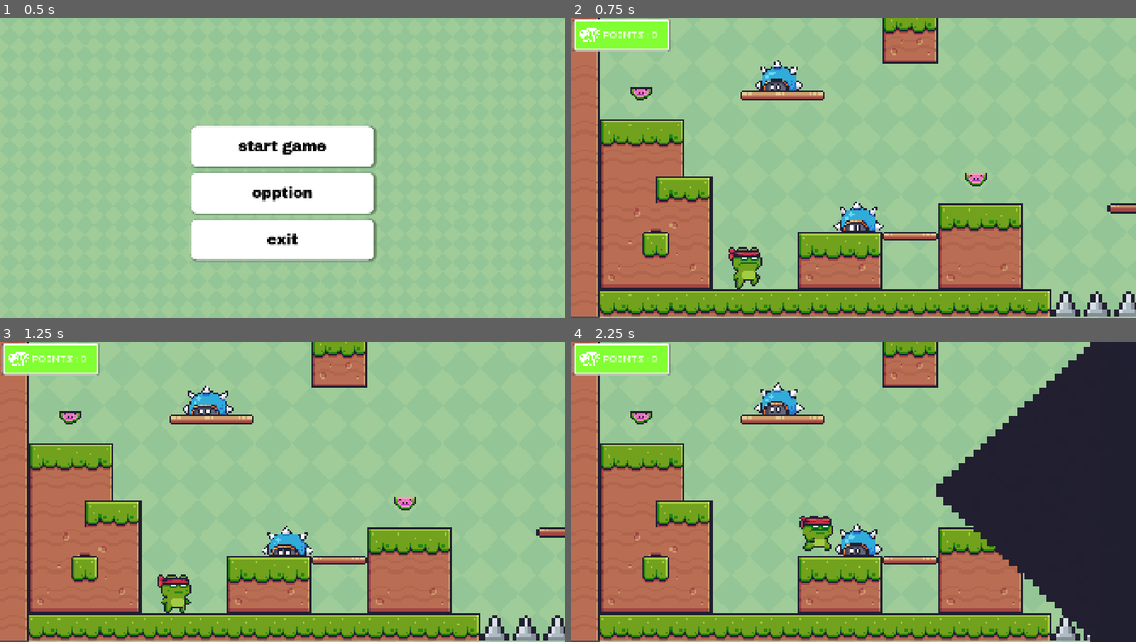
Above: before the commit, frames 1-4 (two rows, left to right).
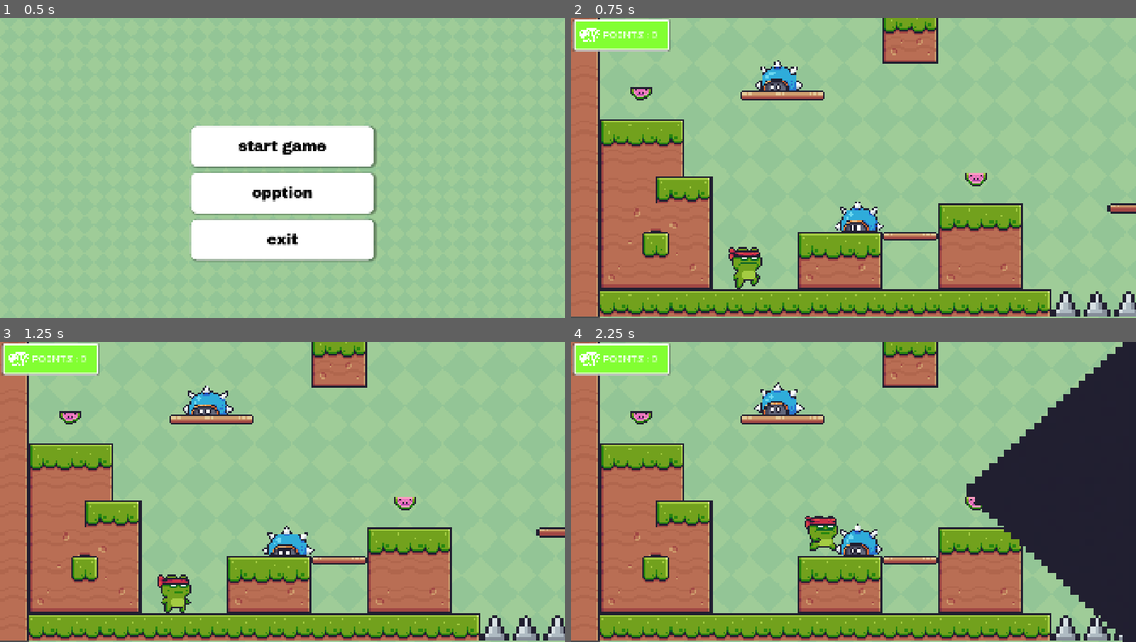
Above: after the commit, the same moments.

Repository: gamesphilo25-hash/godot-game-project
Game: Godot game, scene res://UI/main menue.tscn
Same seed, same stepped clock (60 frames per second), same inputs: the game is played once before the commit and once after it.
Inputs:
- Up to frame 1 (0.5 s): no input
- Up to frame 2 (0.75 s): click "start game" at 0.5 s
- Up to frame 3 (1.25 s): no input
- Up to frame 4 (2.25 s): hold D (right) from 1.28 s (still down); tap Space (jump) at 1.52 s

Frame 1 is identical in both runs. In frame 2, 0.1% of the frame differs, in the area x 46-55%, y 61-72%; in frame 3, 0.1%; in frame 4, 5.9%, in the area x 40-98%, y 0-100%.

Commit message:
small chnage

Diff:
--- a/Enemy/enemy.tscn
+++ b/Enemy/enemy.tscn
@@ -110,7 +110,7 @@
 }]
 
 [sub_resource type="RectangleShape2D" id="RectangleShape2D_2fgfm"]
-size = Vector2(86, 54)
+size = Vector2(66, 43)
 
 [sub_resource type="RectangleShape2D" id="RectangleShape2D_ffhad"]
 size = Vector2(88, 55)
@@ -125,7 +125,7 @@
 autoplay = "default"
 
 [node name="CollisionShape2D" type="CollisionShape2D" parent="." unique_id=2086176697]
-position = Vector2(1, 1)
+position = Vector2(0, 6.5)
 shape = SubResource("RectangleShape2D_2fgfm")
 
 [node name="Area2D" type="Area2D" parent="." unique_id=525287901]
